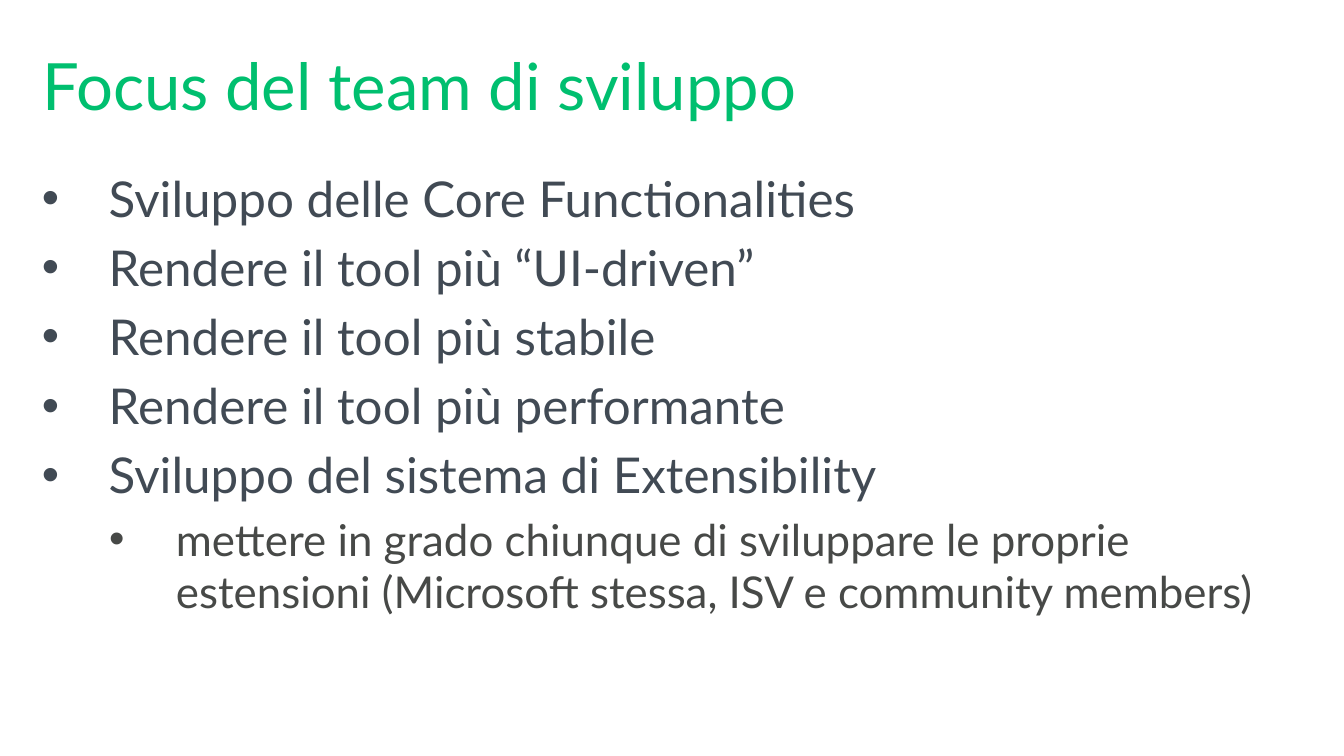
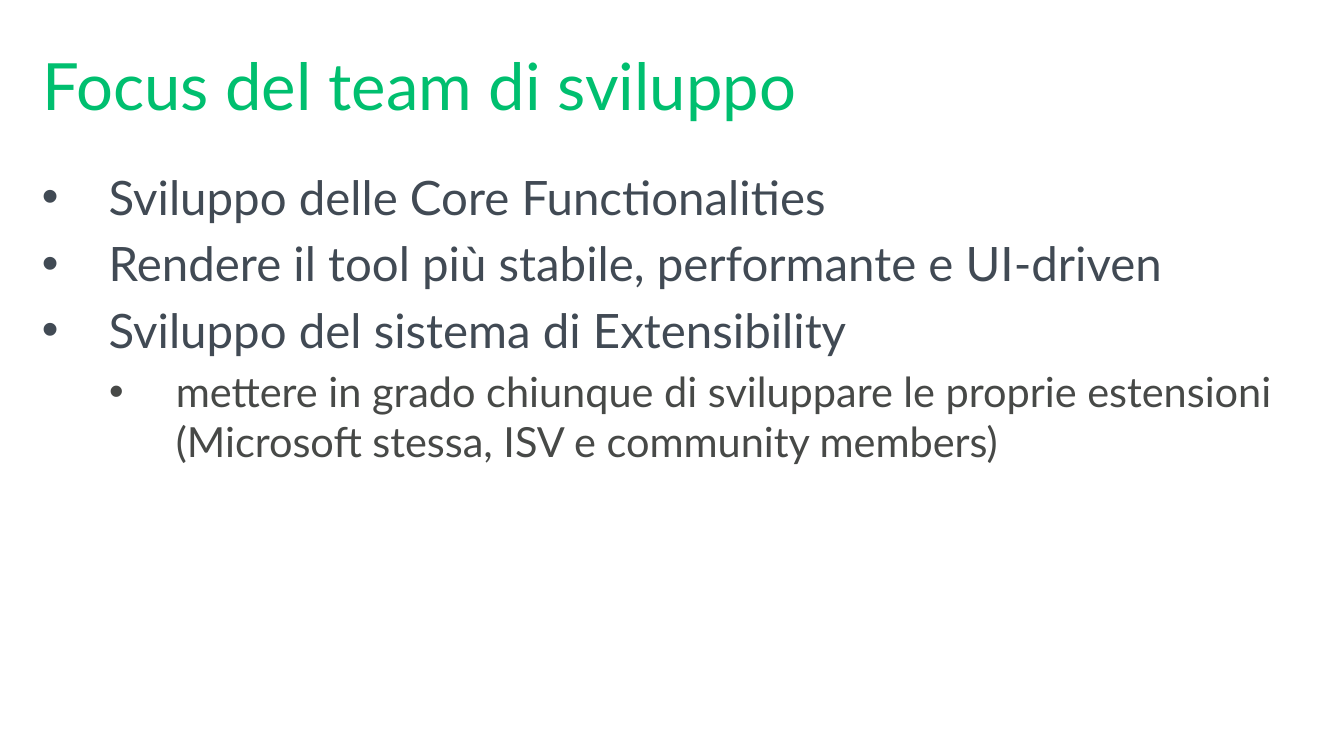
Before and after one commit to mrg3d/demo-opsstudio-repo, a slide deck: slide 24 of Introducing SQL Operations Studio.pptx. Drawn at 1344x756 pixels with LibreOffice and Linux fonts; fonts in the diff are those of the drawing; background and template pictures are left out. Boxes give left, top, right and bottom in pixels: in the first picture for what was removed or moved away, otherwise in the second. Text is boxed around its words. In the diff, an @@ line names an element or a change of style, - is before the commit and + after.

```diff
--- a/Introducing SQL Operations Studio.pptx
+++ b/Introducing SQL Operations Studio.pptx
@@ text at [109, 180, 1271, 464]: size 33.3 to 32 pt in "Sviluppo delle Core Functionalities", "Sviluppo del sistema di Extensibility"; size 29.6 to 28 pt in "mettere in grado chiunque di sviluppare le ..." @@
@@ text at [109, 246, 1162, 289]: text changed; size 33.3 to 32 pt @@
-• Rendere il tool più “UI-driven”
-• Rendere il tool più stabile
-• Rendere il tool più performante
+• Rendere il tool più stabile, performante e UI-driven
```
Also in this commit, not shown: 6 other slides changed.
